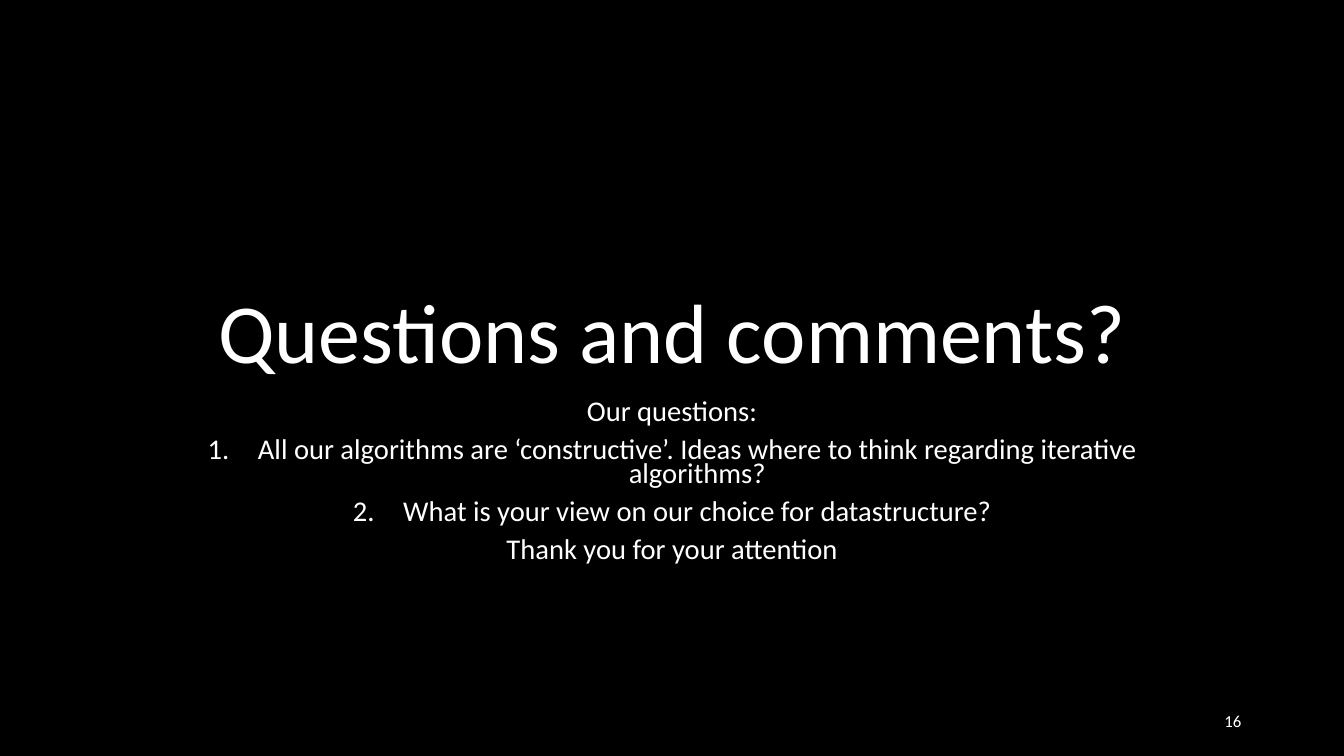
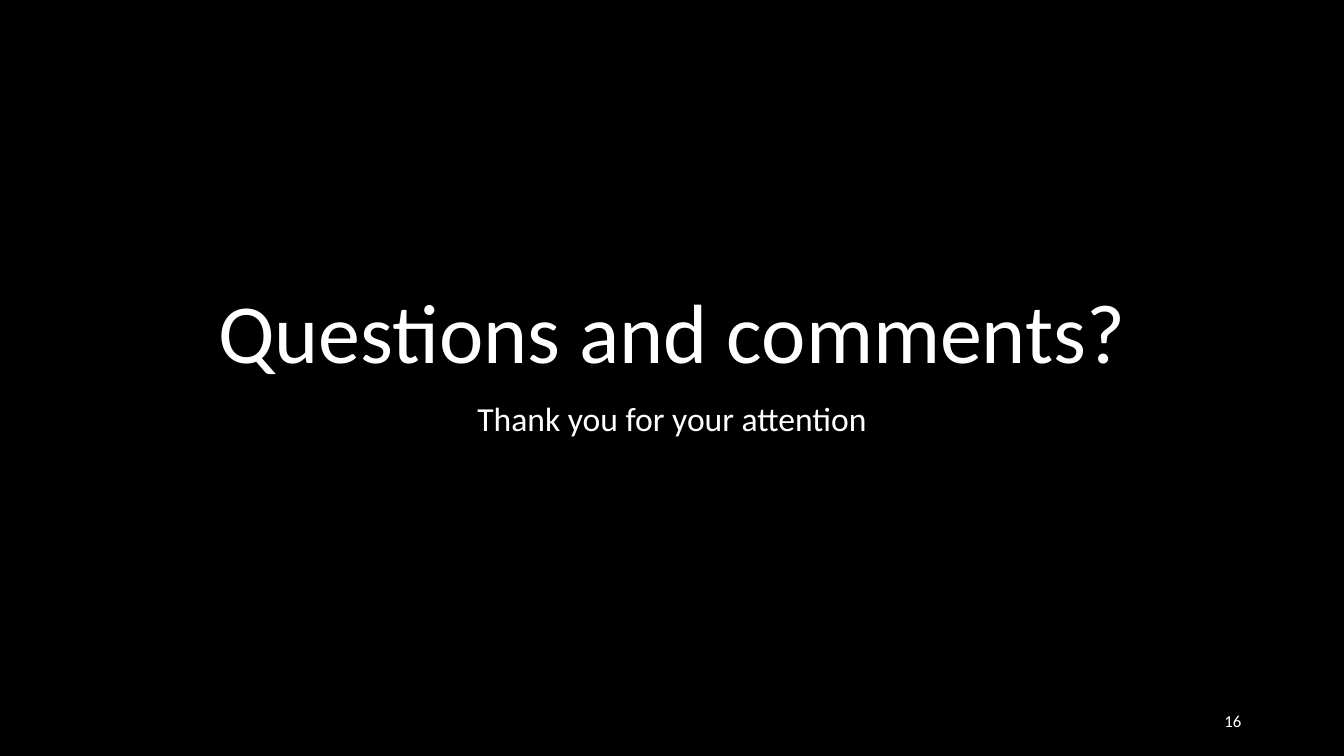
Before and after one commit to Loek21/Protein-Pow-d-er, a slide deck: slide 16 of Documentation/PPP, Week 2, Meeting 1.pptx. Drawn at 1344x756 pixels with LibreOffice and Linux fonts; fonts in the diff are those of the drawing. Boxes give left, top, right and bottom in pixels: in the first picture for what was removed or moved away, otherwise in the second. Text is boxed around its words. In the diff, an @@ line names an element or a change of style, - is before the commit and + after.

```diff
--- a/Documentation/PPP, Week 2, Meeting 1.pptx
+++ b/Documentation/PPP, Week 2, Meeting 1.pptx
@@ subtitle "Thank you for your attention" at (477,407,867,437): size 20.4 to 24 pt; line spacing 0.7 to 0.9 @@
@@ subtitle at (258,401,1137,526): paragraphs removed @@
-Our questions:
-1. All our algorithms are ‘constructive’. Ideas where to think regarding iterative algorithms?
-2. What is your view on our choice for datastructure?
```
Also in this commit, not shown: 1 other file.
